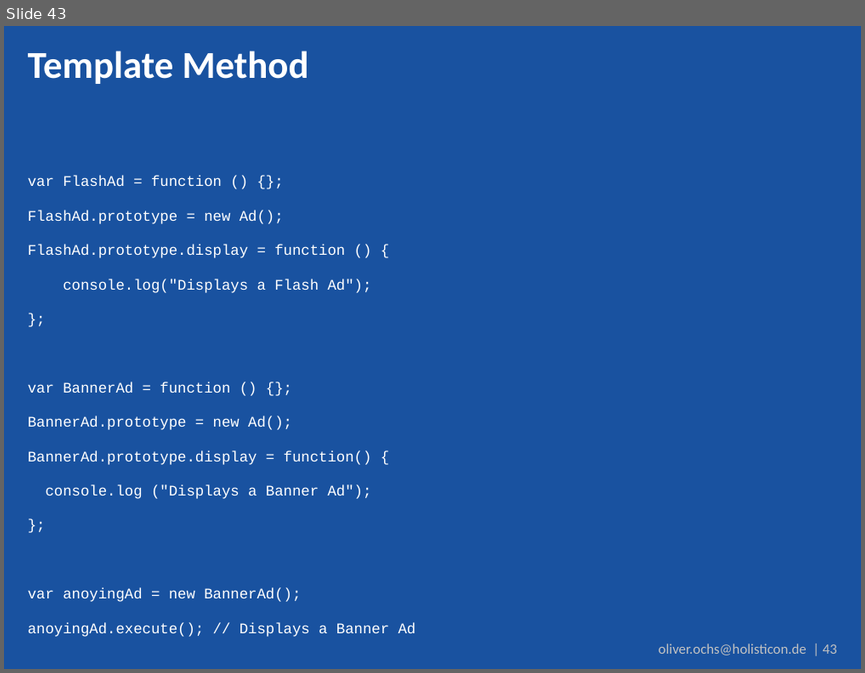
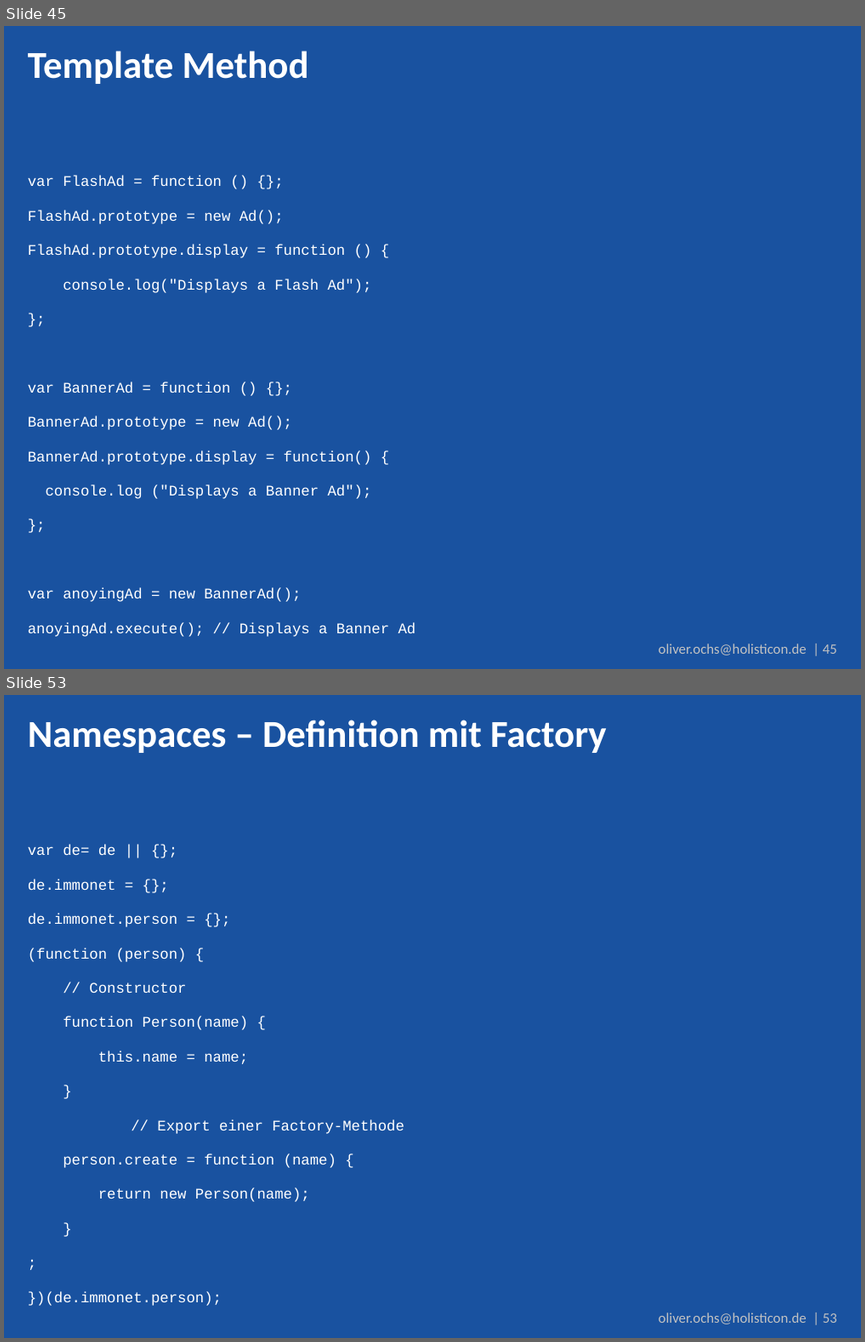
Before and after one commit to simonox/js-workshop, a slide deck: Tag 2.pptx. Shown one above the other, each under a label of ours: slide 43 before the commit, slides 45 and 53 after it; the slides between them are not shown. The pictures are 865x673 and 865x1342 pixels, drawn with LibreOffice and Linux fonts; fonts in the diff are those of the drawing; background and template pictures are left out. Boxes give left, top, right and bottom in pixels: in the first picture for what was removed or moved away, otherwise in the second. Text is boxed around its words. In the diff, an @@ line names an element or a change of style, - is before the commit and + after.

```diff
--- a/Tag 2.pptx
+++ b/Tag 2.pptx
@@ slide 53 added at bbox=[4, 695, 861, 1338], background #1952A0; not listed: 1 template element that a slide beside it also shows @@
@@ title added at bbox=[28, 720, 607, 753], 32 pt, text #FFFFFF, bold @@
+Namespaces – Definition mit Factory
@@ text added at bbox=[28, 845, 404, 1202], 12.4 pt, text #FFFFFF @@
+var de= de || {};
+de.immonet = {};
+de.immonet.person = {};
+(function (person) {
+// Constructor
+function Person(name) {
+this.name = name;
+}
+// Export einer Factory-Methode
+person.create = function (name) {
+return new Person(name);
+}
+;
+})(de.immonet.person);
@@ what was slide 43 is now slide 45 @@
@@ text at bbox=[658, 643, 837, 655]: text changed @@
-oliver.ochs@holisticon.de | 43
+oliver.ochs@holisticon.de | 45
```
Also in this commit, not shown: 2 slides changed, 15 other slides added.
